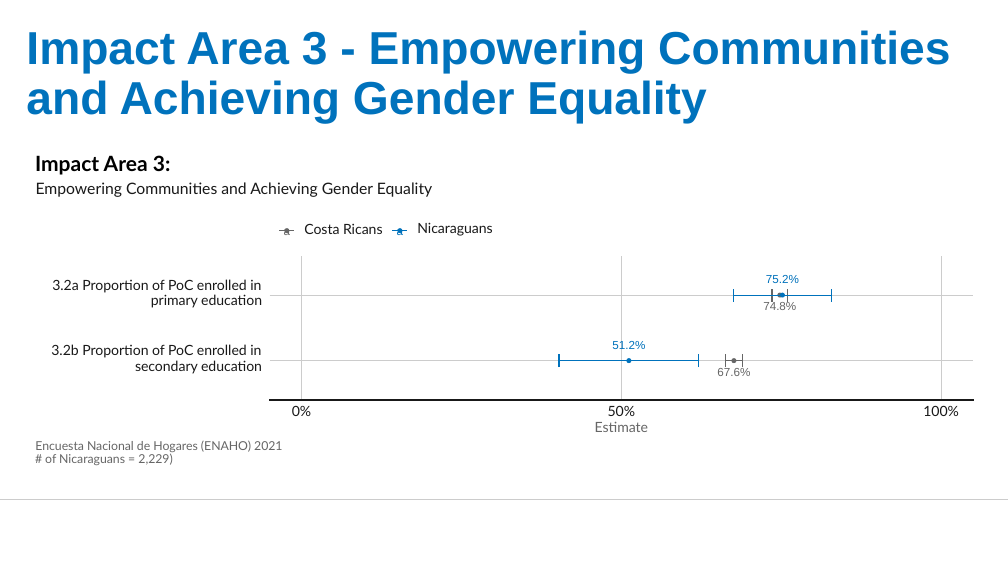
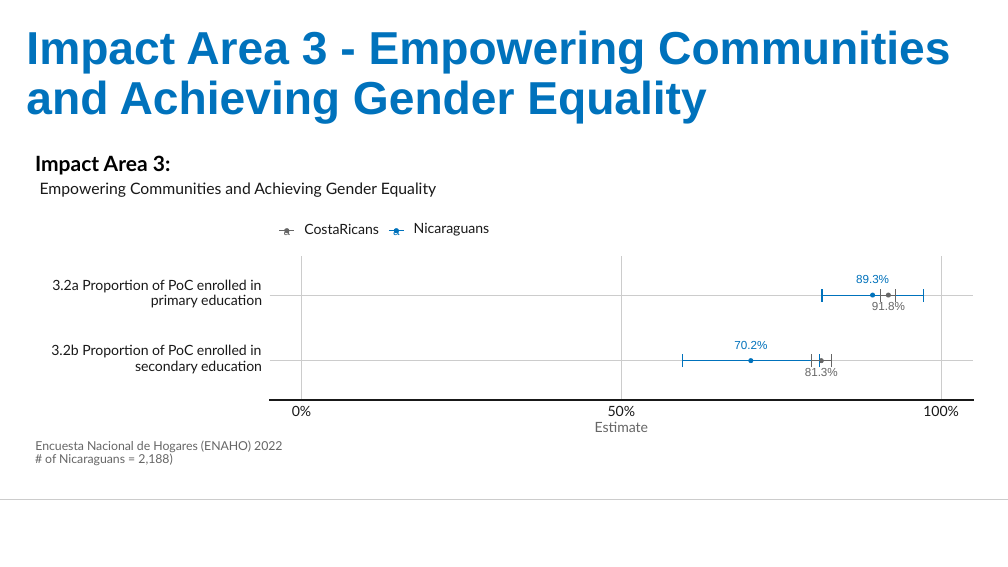
Before and after one commit to UNHCR-CostaRica/ENAHO_2021, a slide deck: slide 5 of COSTA-RICA---RBM-Impact-Indicators-from-ENAHO2022.pptx. Drawn at 1008x567 pixels with LibreOffice and Linux fonts; fonts in the diff are those of the drawing; background and template pictures are left out. Boxes give left, top, right and bottom in pixels: in the first picture for what was removed or moved away, otherwise in the second. Text is boxed around its words. In the diff, an @@ line names an element or a change of style, - is before the commit and + after.

```diff
--- a/COSTA-RICA---RBM-Impact-Indicators-from-ENAHO2022.pptx
+++ b/COSTA-RICA---RBM-Impact-Indicators-from-ENAHO2022.pptx
@@ text "Empowering Communities and Achieving Gender ...": place and size @@
-text "Empowering Communities and Achieving Gender ..." at (36,182,432,197)
+text "Empowering Communities and Achieving Gender ..." at (40,182,436,197)
@@ text at (304,223,379,234): spaces changed @@
-Costa Ricans
+CostaRicans
@@ freeform shape: place and size @@
-freeform shape at (392,231,408,231)
+freeform shape at (389,231,404,231)
@@ text "a": place and size @@
-text "a" at (397,228,403,235)
+text "a" at (393,228,399,235)
@@ freeform shape: place and size @@
-freeform shape at (772,289,772,302)
+freeform shape at (822,289,822,302)
@@ outline #666666 1.07 pt to #0072BC 1.07 pt in 3 elements at (822,289,822,302), (923,289,923,302), (822,295,923,295) @@
@@ freeform shape: place and size @@
-freeform shape at (772,295,787,295)
+freeform shape at (822,295,923,295)
@@ text added at (856,275,889,283), 11 pt, text #0072BC @@
+89.3%
@@ ellipse: place and size @@
-ellipse at (778,293,782,297)
+ellipse at (871,293,875,297)
@@ ellipse at (871,293,875,297): fill #666666 to #0072BC; outline #666666 0.71 pt to #0072BC 0.71 pt @@
@@ 3 freeform shapes, 1 ellipse: place and size @@
-3 freeform shapes, 1 ellipse at (726,354,743,367)
+3 freeform shapes, 1 ellipse at (881,289,896,302)
@@ freeform shape: place and size @@
-freeform shape at (788,289,788,302)
+freeform shape at (923,289,923,302)
@@ text at (872,301,905,310): text changed @@
-74.8%
+91.8%
@@ text removed at (612,340,645,352) @@
-51.2%
@@ freeform shape: place and size @@
-freeform shape at (734,289,734,302)
+freeform shape at (683,354,683,367)
@@ text at (734,341,767,349): text changed @@
-75.2%
+70.2%
@@ ellipse: place and size @@
-ellipse at (780,293,784,297)
+ellipse at (749,358,753,362)
@@ freeform shape: place and size @@
-freeform shape at (559,354,559,367)
+freeform shape at (811,354,811,367)
@@ freeform shape: place and size @@
-freeform shape at (832,289,832,302)
+freeform shape at (819,354,819,367)
@@ ellipse: place and size @@
-ellipse at (627,358,631,362)
+ellipse at (820,358,823,362)
@@ ellipse at (820,358,823,362): fill #0072BC to #666666; outline #0072BC 0.71 pt to #666666 0.71 pt @@
@@ freeform shape: place and size @@
-freeform shape at (699,354,699,367)
+freeform shape at (831,354,831,367)
@@ freeform shape: place and size @@
-freeform shape at (734,295,832,295)
+freeform shape at (683,361,820,361)
@@ text removed at (717,368,750,376) @@
-67.6%
@@ text added at (805,368,838,376), 11 pt, text #666666 @@
+81.3%
@@ outline #0072BC 1.07 pt to #666666 1.07 pt in 3 elements at (831,354,831,367), (811,354,811,367), (811,361,831,361) @@
@@ freeform shape: place and size @@
-freeform shape at (559,361,699,361)
+freeform shape at (811,361,831,361)
@@ text at (35,440,282,452): text changed @@
-Encuesta Nacional de Hogares (ENAHO) 2021
+Encuesta Nacional de Hogares (ENAHO) 2022
@@ text at (45,453,172,465): text changed @@
-# of Nicaraguans = 2,229)
+# of Nicaraguans = 2,188)
```
Also in this commit, not shown: 3 other slides changed, 4 other files.
